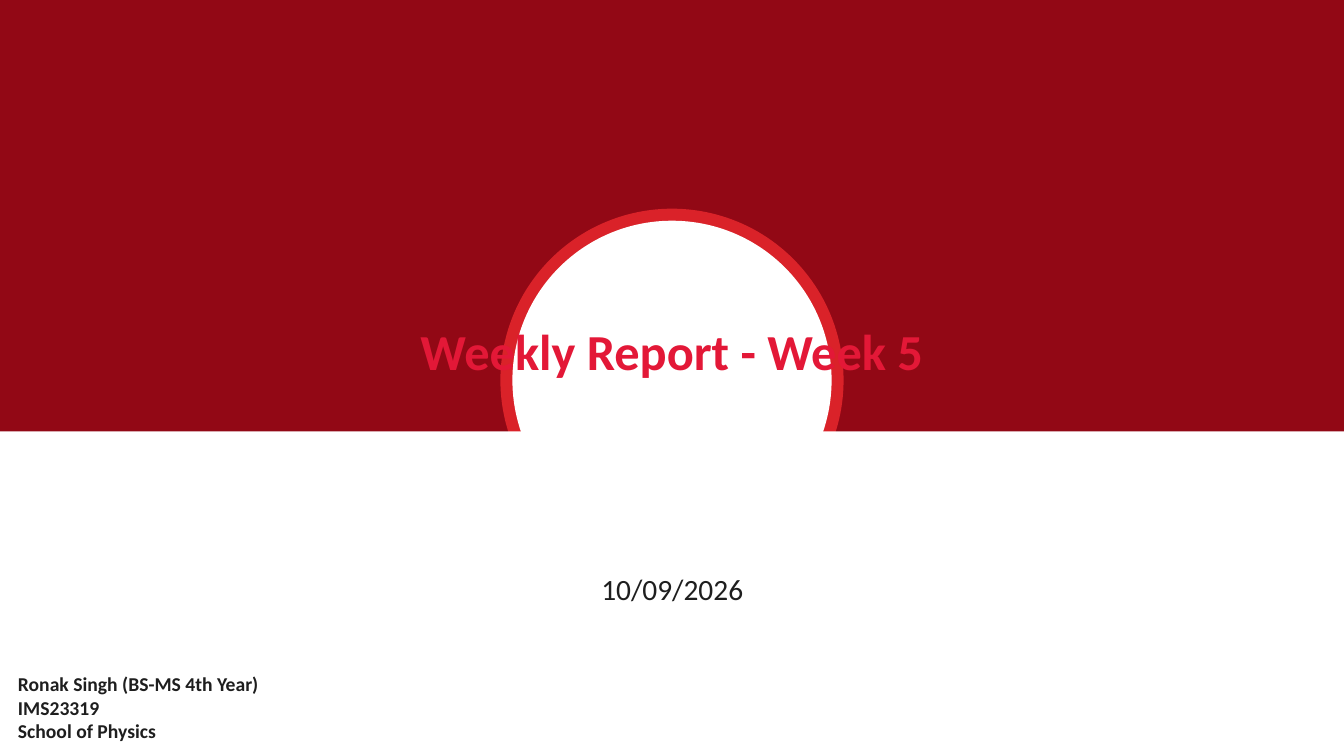
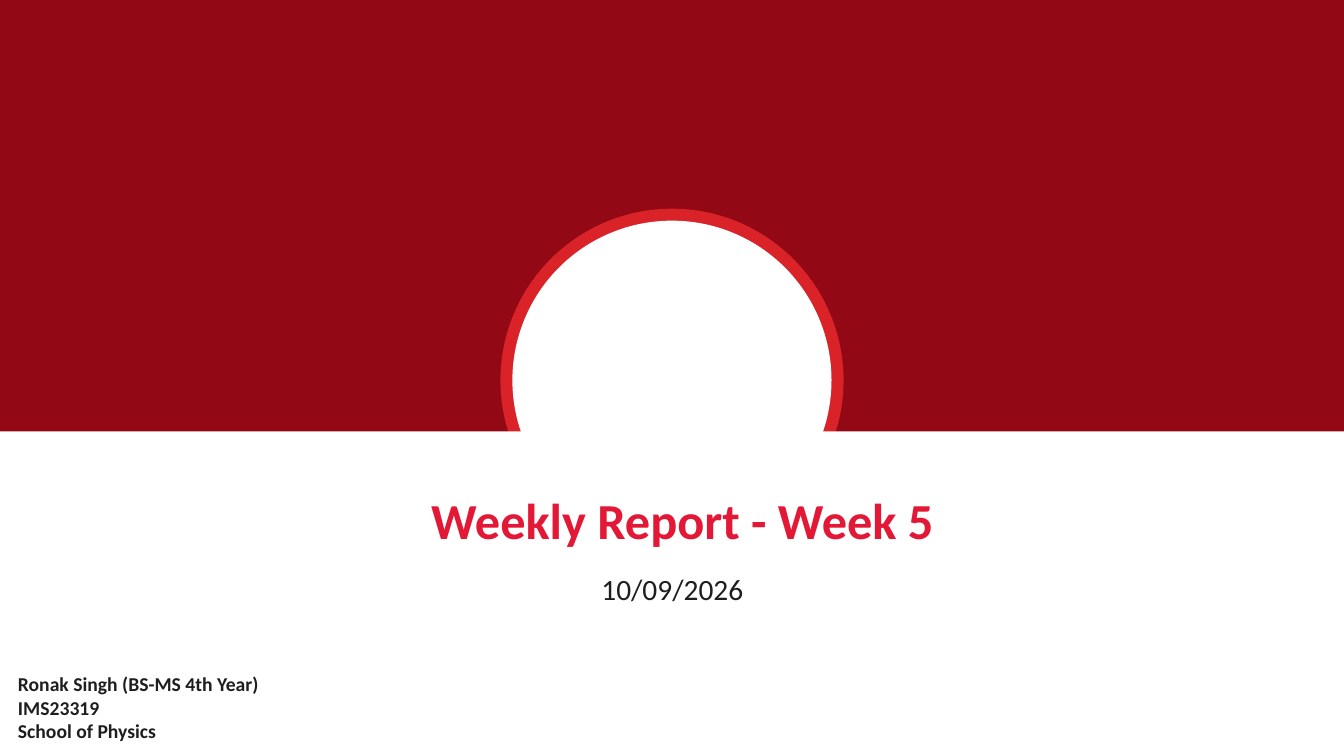
Before and after one commit to RonakSinghRaina/MP, a slide deck: slide 1 of Weekly_Report_Week5_DiL_Lab.pptx. Drawn at 1344x756 pixels with LibreOffice and Linux fonts; fonts in the diff are those of the drawing; background and template pictures are left out. Boxes give left, top, right and bottom in pixels: in the first picture for what was removed or moved away, otherwise in the second. Text is boxed around its words. In the diff, an @@ line names an element or a change of style, - is before the commit and + after.

```diff
--- a/Weekly_Report_Week5_DiL_Lab.pptx
+++ b/Weekly_Report_Week5_DiL_Lab.pptx
@@ title "Weekly Report - Week 5" rewrapped from (x1=420, y1=329, x2=923, y2=382) to (x1=431, y1=503, x2=934, y2=547) @@
```
Also in this commit, not shown: 10 other slides changed, 1 slide added, 4 slides removed, 2 other files.
